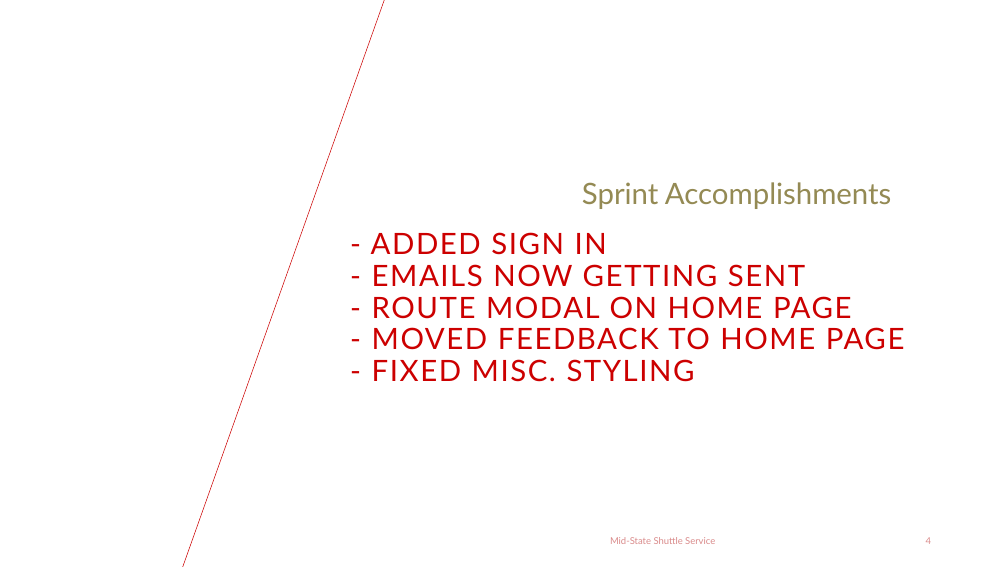
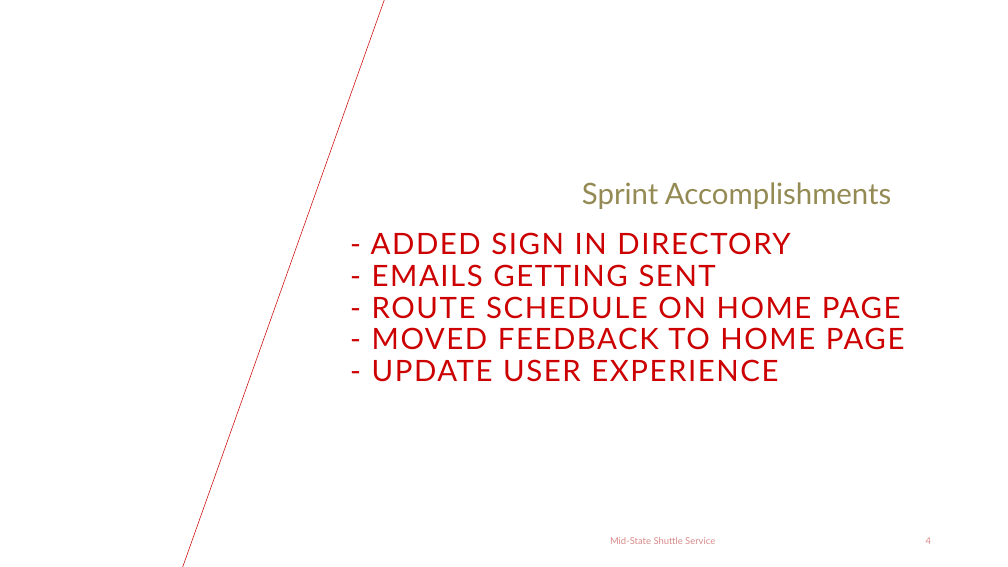
Before and after one commit to nicr222/Revan, a slide deck: slide 4 of RevanTeamProject/Documentation/SprintPowerPoint/Sprint6.pptx. Drawn at 1008x567 pixels with LibreOffice and Linux fonts; fonts in the diff are those of the drawing; background and template pictures are left out. Boxes give left, top, right and bottom in pixels: in the first picture for what was removed or moved away, otherwise in the second. Text is boxed around its words. In the diff, an @@ line names an element or a change of style, - is before the commit and + after.

```diff
--- a/RevanTeamProject/Documentation/SprintPowerPoint/Sprint6.pptx
+++ b/RevanTeamProject/Documentation/SprintPowerPoint/Sprint6.pptx
@@ title at [371,232,905,382]: text changed @@
-- ADDED SIGN IN
-- EMAILS NOW GETTING SENT
-- ROUTE MODAL ON HOME PAGE
-- MOVED FEEDBACK TO HOME PAGE
-- FIXED MISC. STYLING
+- ADDED SIGN IN DIRECTORY
+- EMAILS GETTING SENT
+- ROUTE SCHEDULE ON HOME PAGE
+- MOVED FEEDBACK TO HOME PAGE
+- UPDATE USER EXPERIENCE
```
Also in this commit, not shown: 1 other slide changed, 11 other files.
